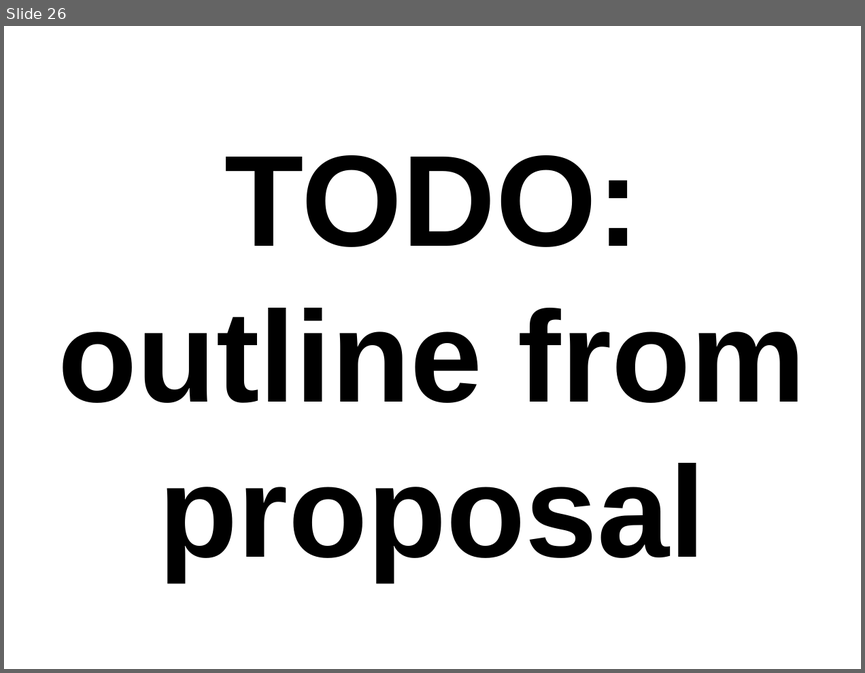
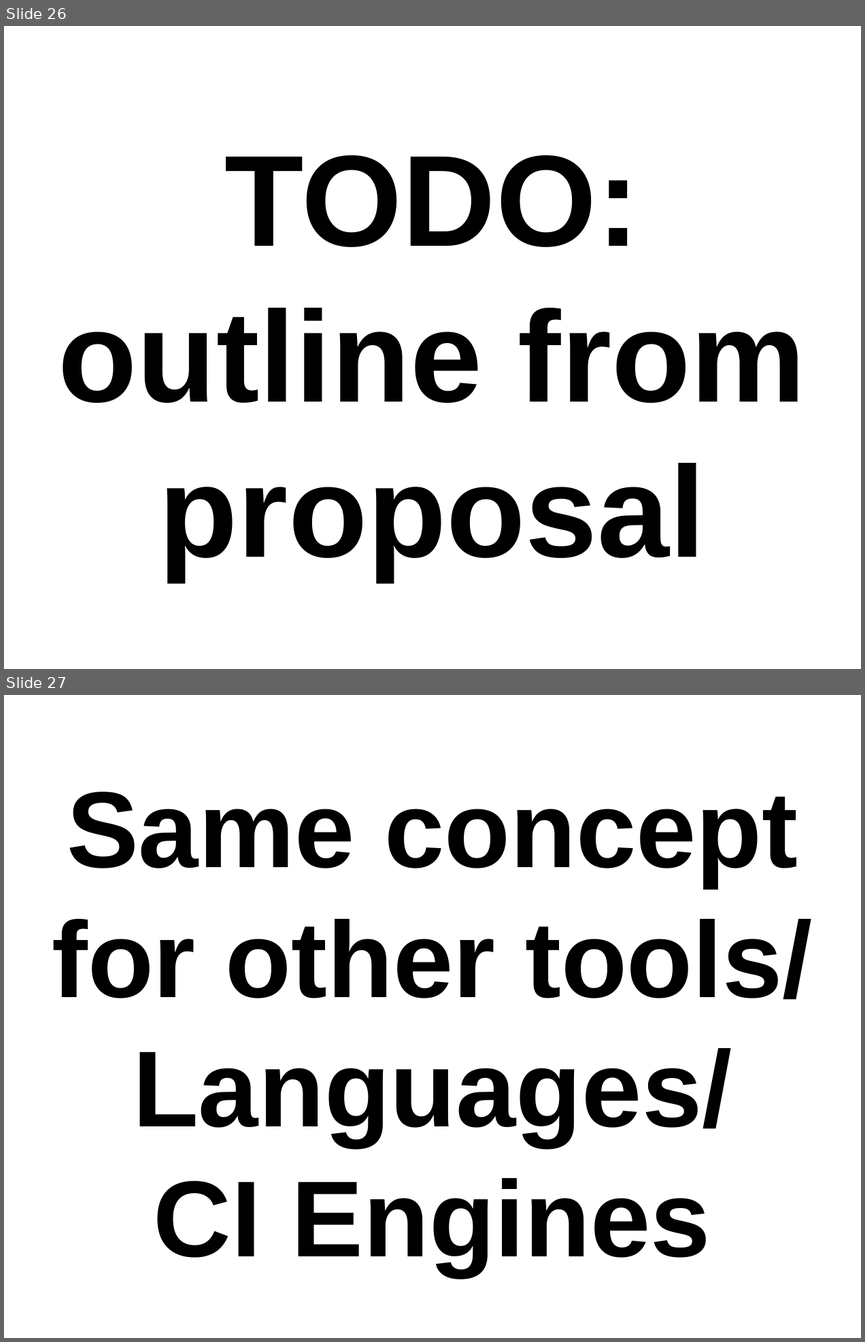
Before and after one commit to thewoolleyman/ci_for_the_rails_guy_or_gal, a slide deck: presentation/ci_for_the_web_2.0_guy_or_gal.odp. Shown one above the other, each under a label of ours: slide 26 before the commit, slides 26 and 27 after it. The pictures are 865x673 and 865x1342 pixels, drawn with LibreOffice and Linux fonts; fonts in the diff are those of the drawing. Boxes give left, top, right and bottom in pixels: in the first picture for what was removed or moved away, otherwise in the second. Text is boxed around its words. In the diff, an @@ line names an element or a change of style, - is before the commit and + after.

```diff
--- a/presentation/ci_for_the_web_2.0_guy_or_gal.odp
+++ b/presentation/ci_for_the_web_2.0_guy_or_gal.odp
@@ slide 27 added at (x1=4, y1=695, x2=861, y2=1338), background #FFFFFF @@
@@ title added at (x1=52, y1=792, x2=813, y2=1276), 100 pt, text #000000, bold @@
+Same concept for other tools/ Languages/
+CI Engines
```
Also in this commit, not shown: 5 slides changed, 1 other slide added.
